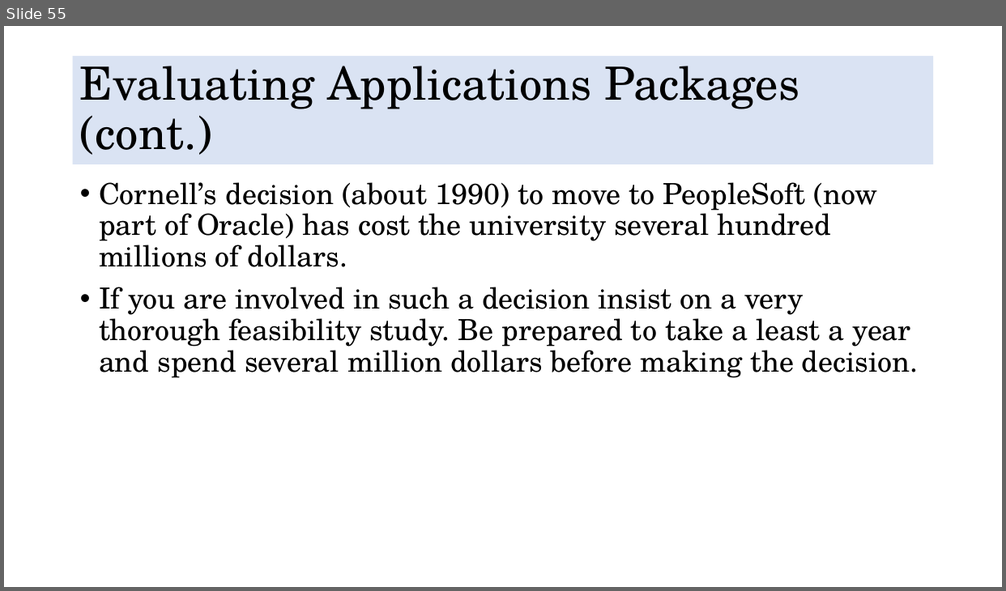
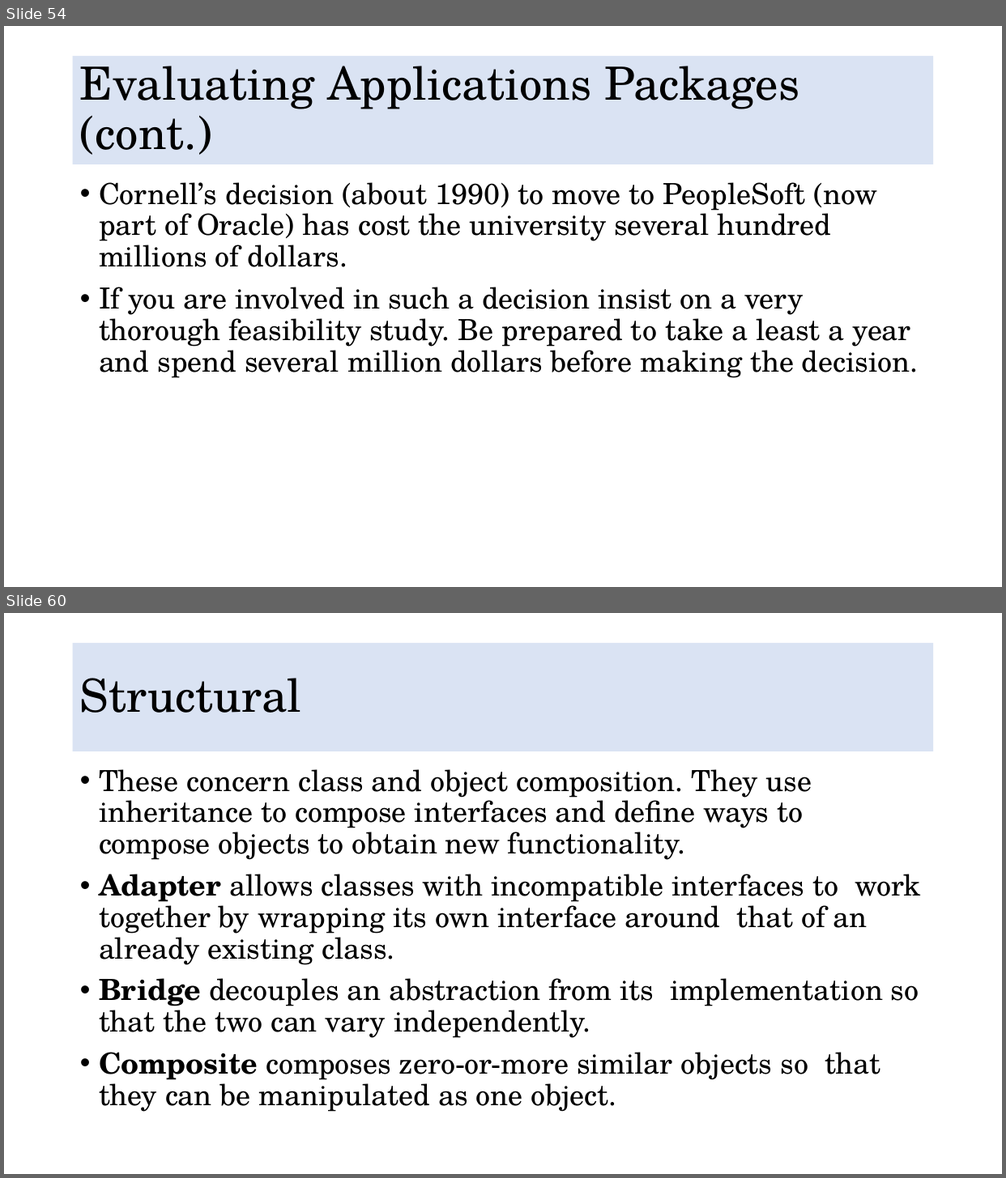
Before and after one commit to DuyDesmond/Multidisciplinary-Project-VGU-FY, a slide deck: Tuesday Morning Theory/Multidisciplinary Projects p4b.pptx. Shown one above the other, each under a label of ours: slide 55 before the commit, slides 54 and 60 after it; the slides between them are not shown. The pictures are 1006x591 and 1006x1178 pixels, drawn with LibreOffice and Linux fonts; fonts in the diff are those of the drawing. Boxes give left, top, right and bottom in pixels: in the first picture for what was removed or moved away, otherwise in the second. Text is boxed around its words. In the diff, an @@ line names an element or a change of style, - is before the commit and + after.

```diff
--- a/Tuesday Morning Theory/Multidisciplinary Projects p4b.pptx
+++ b/Tuesday Morning Theory/Multidisciplinary Projects p4b.pptx
@@ slide 60 added at (x1=4, y1=613, x2=1002, y2=1174), background #FFFFFF @@
@@ title added at (x1=73, y1=643, x2=934, y2=752), fill #DAE3F3, 44 pt, text #000000 @@
+Structural
@@ text added at (x1=99, y1=769, x2=920, y2=1112), 28 pt, text #000000 @@
+• These concern class and object composition. They use inheritance to compose interfaces and define ways to compose objects to obtain new functionality.
+• Adapter allows classes with incompatible interfaces to work together by wrapping its own interface around that of an already existing class.
+• Bridge decouples an abstraction from its implementation so that the two can vary independently.
+• Composite composes zero-or-more similar objects so that they can be manipulated as one object.
@@ what was slide 55 is now slide 54 @@
```
Also in this commit, not shown: 1 slide changed, 14 other slides added, 1 slide removed, 26 other files.
